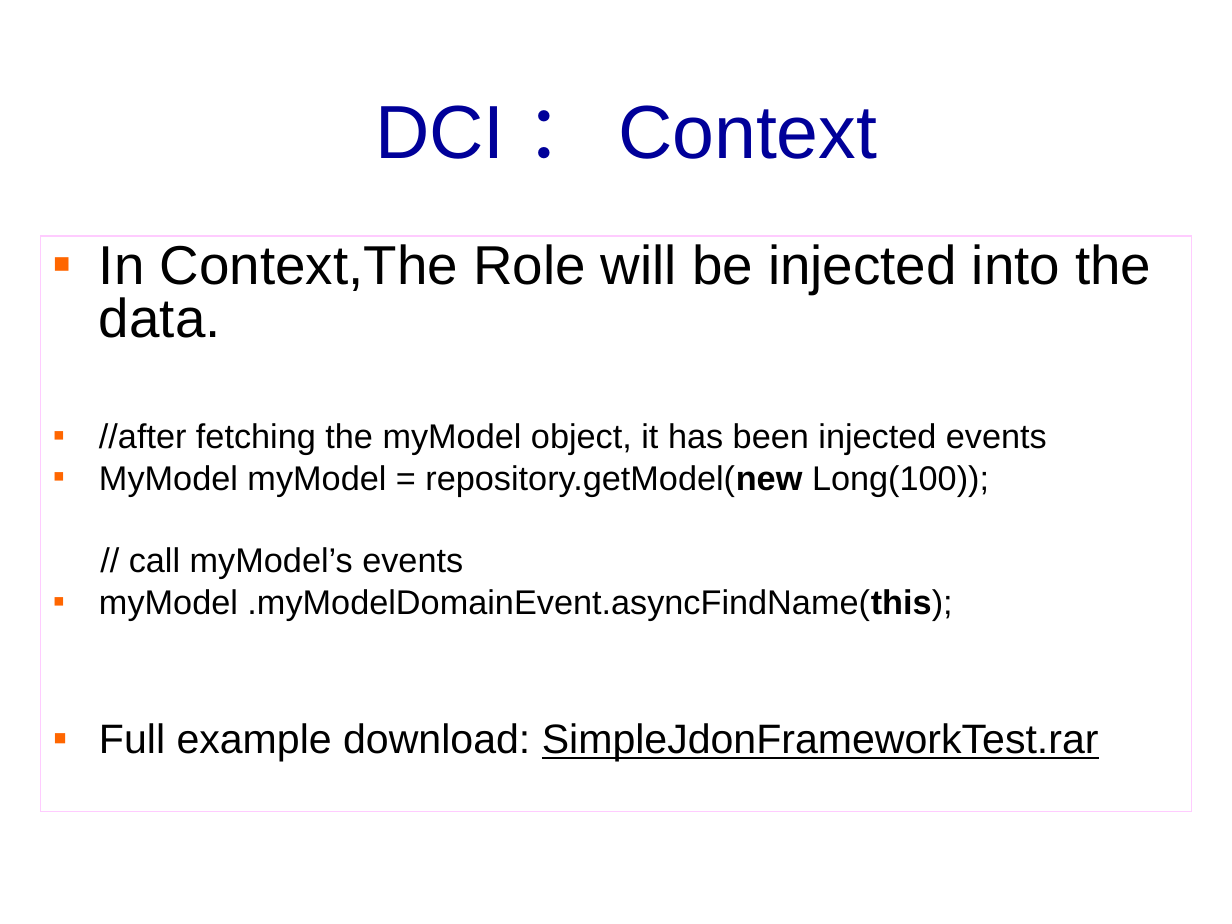
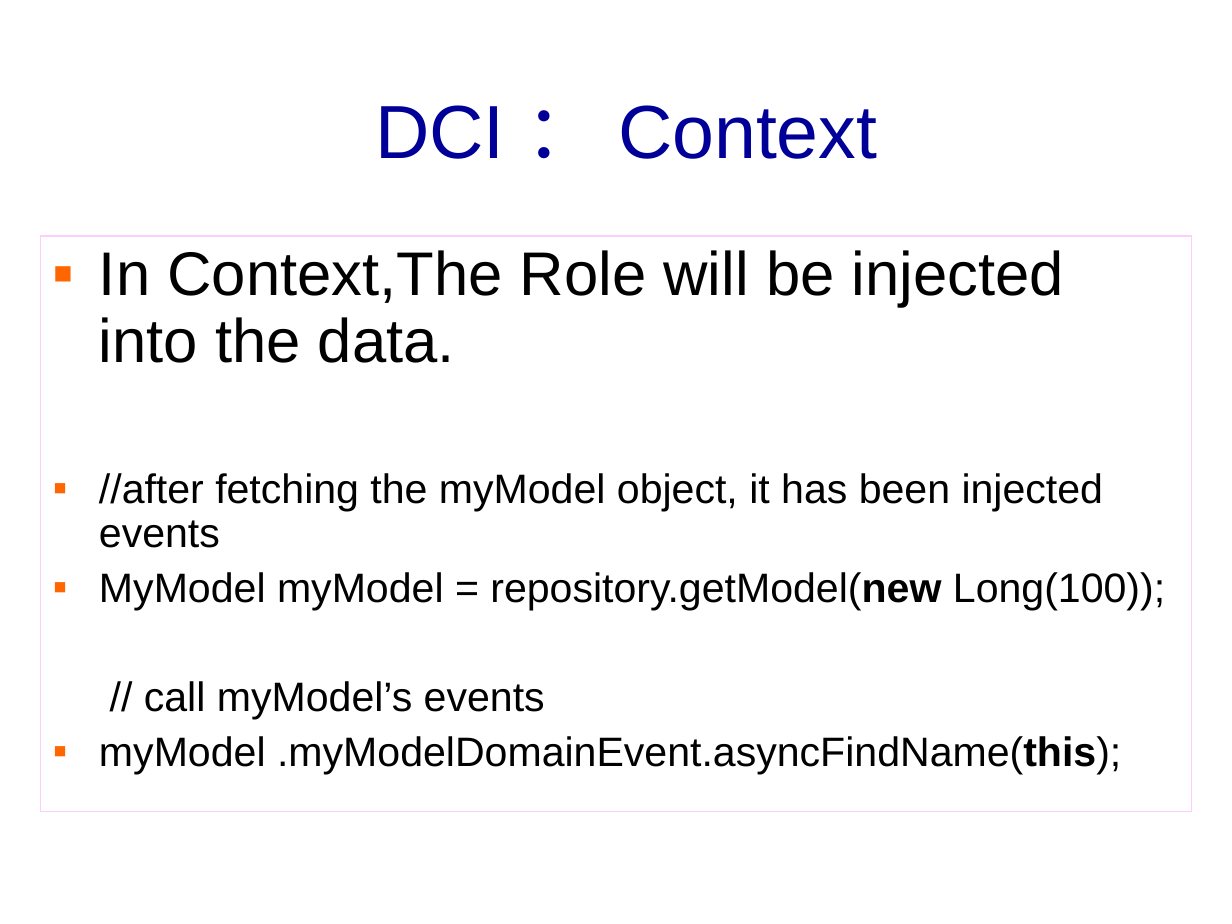
Before and after one commit to banq/banq.github.io, a slide deck: slide 44 of JdonFramework.ppt. Drawn at 1232x924 pixels with LibreOffice and Linux fonts; fonts in the diff are those of the drawing; background and template pictures are left out. Boxes give left, top, right and bottom in pixels: in the first picture for what was removed or moved away, otherwise in the second. Text is boxed around its words. In the diff, an @@ line names an element or a change of style, - is before the commit and + after.

```diff
--- a/JdonFramework.ppt
+++ b/JdonFramework.ppt
@@ text "In Context,The Role will be ..." at [41,237,1191,812]: size 32 to 36 pt in "In Context,The Role will be injected into ..."; size 20 to 24 pt in "//after fetching the myModel object, it has ...", "MyModel myModel = repository.getModel(new Long(100));", "// call myModel’s events", "myModel .myModelDomainEvent.asyncFindName(this);"; line spacing 0.8 to 0.9; more space between paragraphs @@
@@ text at [99,723,1099,762]: paragraph removed @@
-▪ Full example download: SimpleJdonFrameworkTest.rar
```
Also in this commit, not shown: 22 other slides changed, 8 slides added, 17 slides removed.
